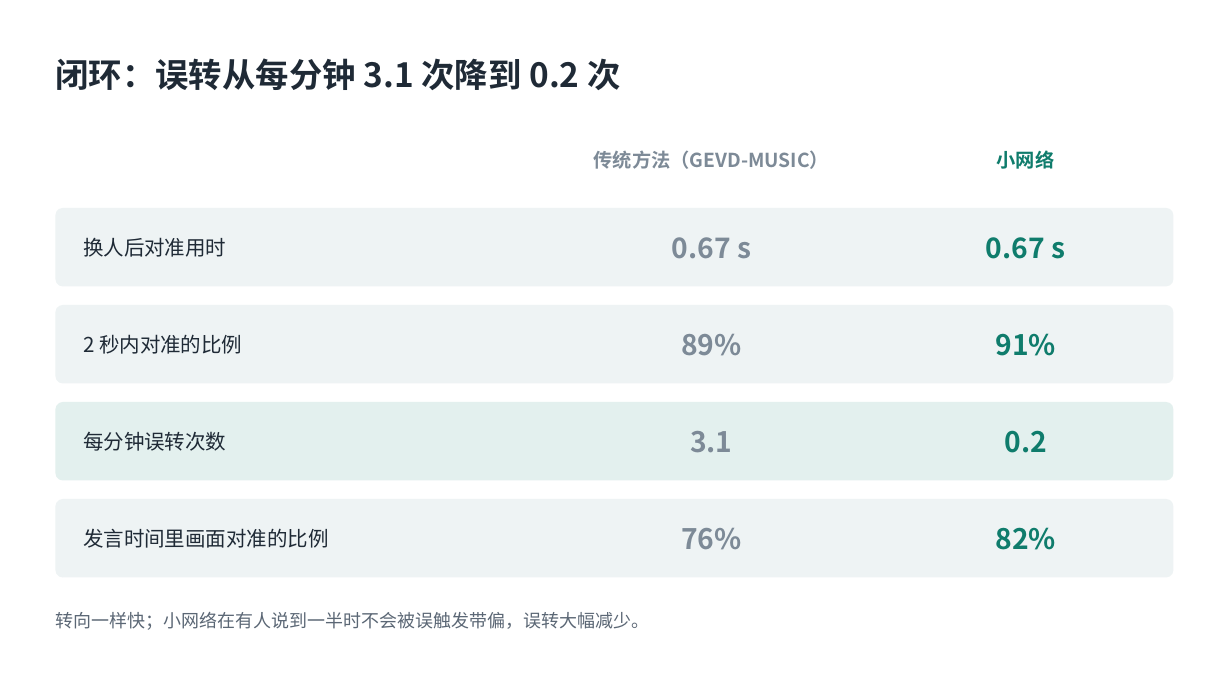
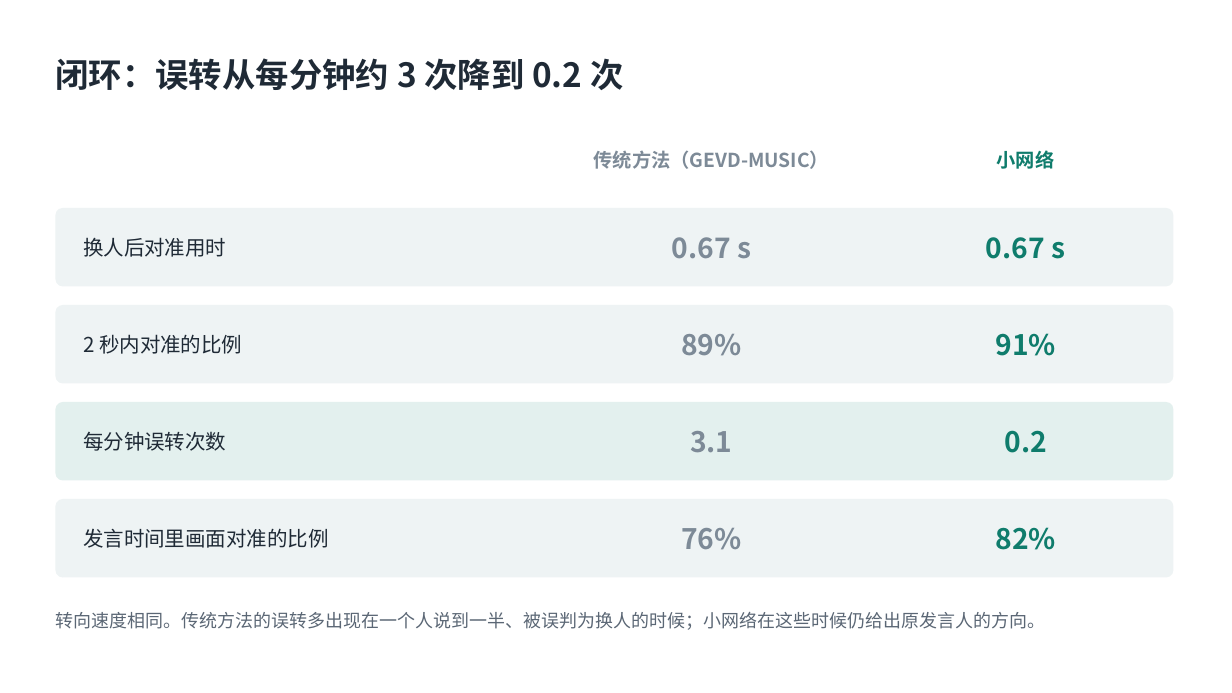
Before and after one commit to ZeroFoxxi/ssl-scene1, a slide deck: slide 6 of 01_场景一_摄像头声源定位/方案选型/场景一阶段汇报_会议室声源定位.pptx. Drawn at 1232x693 pixels with LibreOffice and Linux fonts; fonts in the diff are those of the drawing. Boxes give left, top, right and bottom in pixels: in the first picture for what was removed or moved away, otherwise in the second. Text is boxed around its words. In the diff, an @@ line names an element or a change of style, - is before the commit and + after.

```diff
--- a/01_场景一_摄像头声源定位/方案选型/场景一阶段汇报_会议室声源定位.pptx
+++ b/01_场景一_摄像头声源定位/方案选型/场景一阶段汇报_会议室声源定位.pptx
@@ text at bbox=[55, 58, 623, 90]: text changed @@
-闭环：误转从每分钟 3.1 次降到 0.2 次
+闭环：误转从每分钟约 3 次降到 0.2 次
@@ text at bbox=[55, 612, 1045, 630]: text changed @@
-转向一样快；小网络在有人说到一半时不会被误触发带偏，误转大幅减少。
+转向速度相同。传统方法的误转多出现在一个人说到一半、被误判为换人的时候；小网络在这些时候仍给出原发言人的方向。
```
Also in this commit, not shown: 6 other slides changed, 7 other files.
